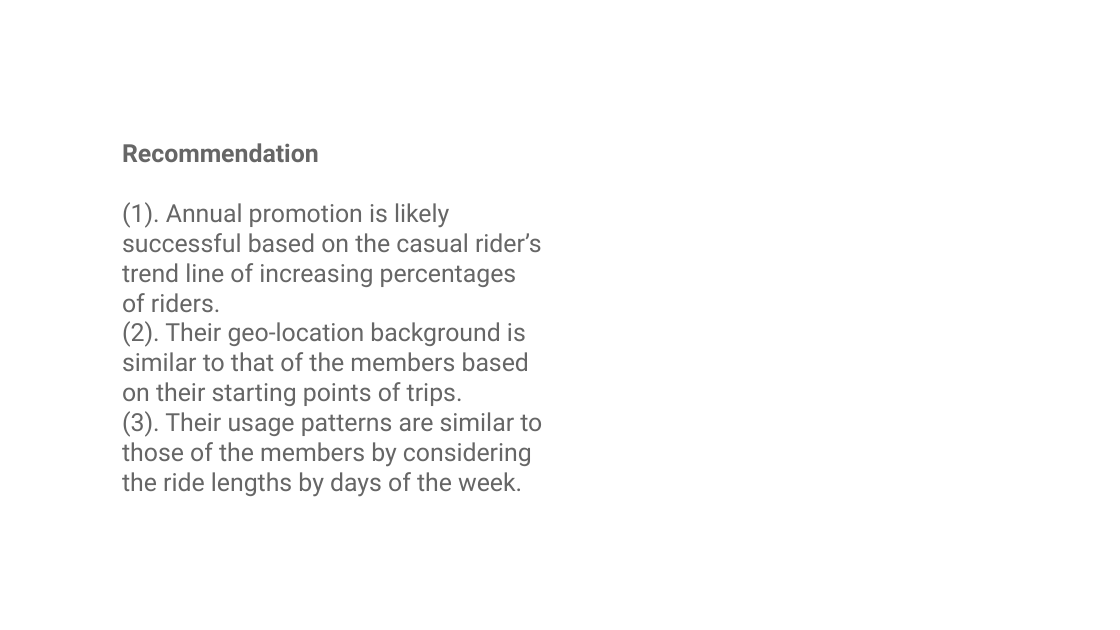
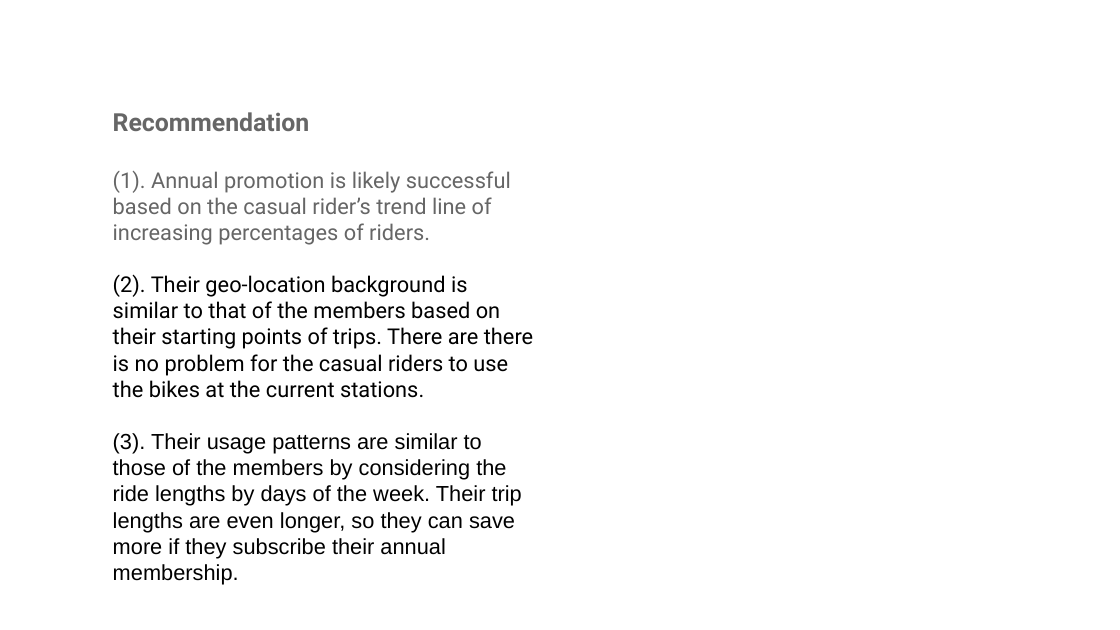
Before and after one commit to touhu11/capstone, a slide deck: slide 13 of cyclistic_presentation.pptx. Drawn at 1120x630 pixels with LibreOffice and Linux fonts; fonts in the diff are those of the drawing. Boxes give left, top, right and bottom in pixels: in the first picture for what was removed or moved away, otherwise in the second. Text is boxed around its words. In the diff, an @@ line names an element or a change of style, - is before the commit and + after.

```diff
--- a/cyclistic_presentation.pptx
+++ b/cyclistic_presentation.pptx
@@ text "Recommendation": place and size @@
-text "Recommendation" at (122, 143, 542, 497)
+text "Recommendation" at (113, 112, 533, 585)
@@ text at (113, 171, 511, 245): size 16 to 14 pt in "(1). Annual promotion is likely successful based ..." @@
@@ text at (113, 274, 533, 585): text changed; size 16 to 14 pt; font Roboto to Arial; text colour #666666 to #000000 @@
-(2). Their geo-location background is similar to that of the members based on their starting points of trips.
-(3). Their usage patterns are similar to those of the members by considering the ride lengths by days of the week.
+(2). Their geo-location background is similar to that of the members based on their starting points of trips. There are there is no problem for the casual riders to use the bikes at the current stations.
+(3). Their usage patterns are similar to those of the members by considering the ride lengths by days of the week. Their trip lengths are even longer, so they can save more if they subscribe their annual membership.
```
Also in this commit, not shown: 3 other files.
